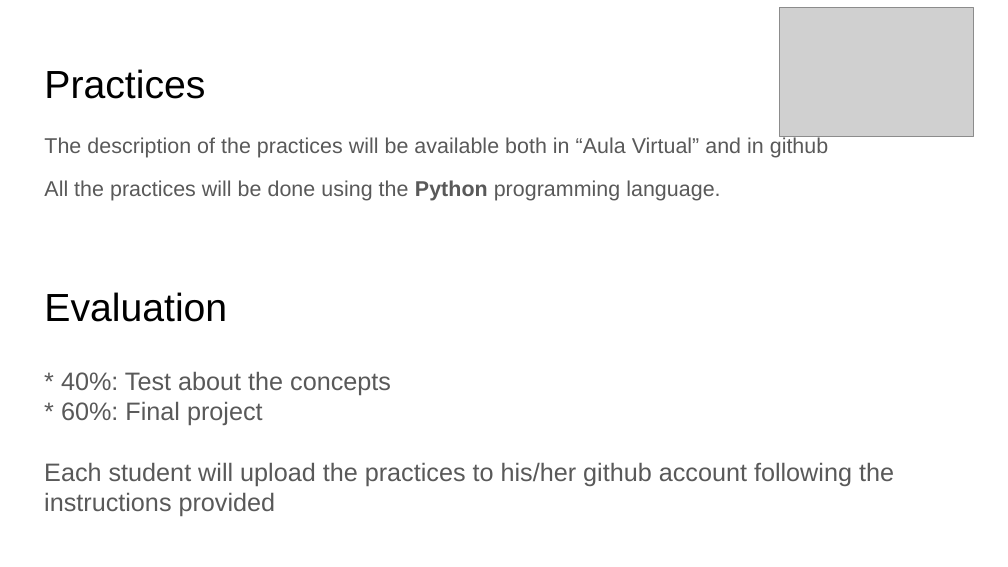
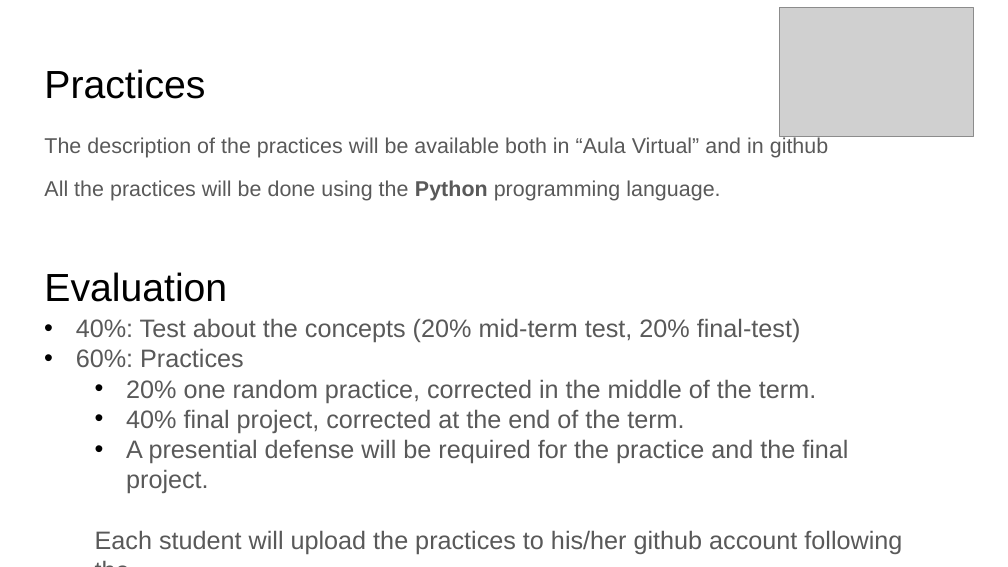
Before and after one commit to rodperex/PNE, a slide deck: slide 10 of s0-introduction/Introduction.odp. Drawn at 1008x567 pixels with LibreOffice and Linux fonts; fonts in the diff are those of the drawing; grey boxes stand for pictures. Boxes give left, top, right and bottom in pixels: in the first picture for what was removed or moved away, otherwise in the second. Text is boxed around its words. In the diff, an @@ line names an element or a change of style, - is before the commit and + after.

```diff
--- a/s0-introduction/Introduction.odp
+++ b/s0-introduction/Introduction.odp
@@ title "Evaluation": place and size @@
-title "Evaluation" at (44,292,227,322)
+title "Evaluation" at (44,272,227,302)
@@ text "40%: Test about the concepts ...": place and size @@
-text "40%: Test about the concepts ..." at (44,371,894,516)
+text "40%: Test about the concepts ..." at (76,318,902,554)
@@ text at (76,318,848,493): text changed @@
-* 40%: Test about the concepts
-* 60%: Final project
+• 40%: Test about the concepts (20% mid-term test, 20% final-test)
+• 60%: Practices
+  • 20% one random practice, corrected in the middle of the term.
+  • 40% final project, corrected at the end of the term.
+  • A presential defense will be required for the practice and the final project.
@@ text at (95,530,902,554): list level 1 to 2 in "Each student will upload the ..." @@
```
Also in this commit, not shown: 1 other slide changed.
